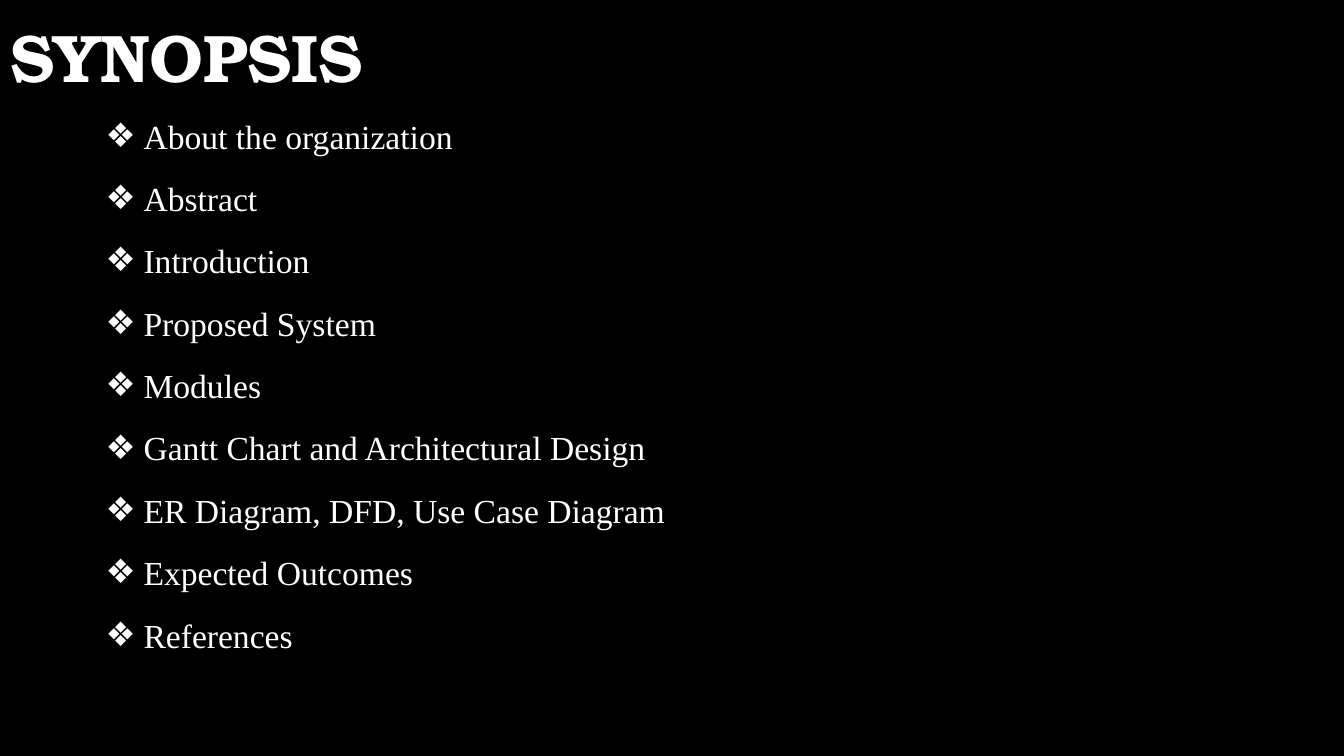
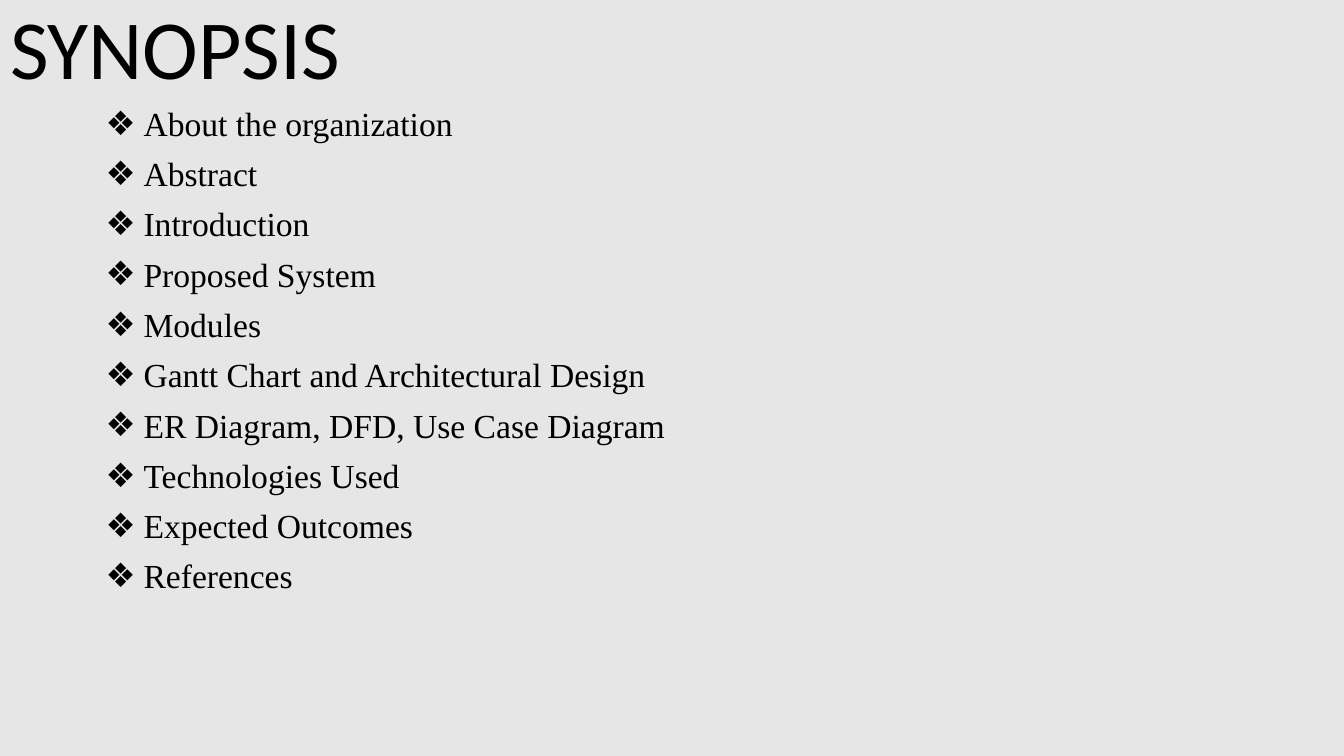
Before and after one commit to BALAJIJ-J/Review1-Documents, a slide deck: slide 2 of 20Y005-Review 1.pptx. Drawn at 1344x756 pixels with LibreOffice and Linux fonts; fonts in the diff are those of the drawing; background and template pictures are left out. Boxes give left, top, right and bottom in pixels: in the first picture for what was removed or moved away, otherwise in the second. Text is boxed around its words. In the diff, an @@ line names an element or a change of style, - is before the commit and + after.

```diff
--- a/20Y005-Review 1.pptx
+++ b/20Y005-Review 1.pptx
@@ background picture (left out) to #E7E6E6 @@
@@ title "SYNOPSIS" at (10, 24, 340, 80): size 48 to 60 pt, font TeX Gyre Bonum to Calibri, text colour #FFFFFF to #000000, bold off @@
@@ subtitle at (144, 112, 664, 589): text colour #FFFFFF to #000000; line spacing 1.2 to 0.9 @@
@@ subtitle at (144, 464, 399, 494): paragraph added @@
+❖ Technologies Used
```
Also in this commit, not shown: 14 other slides changed, 4 slides added, 1 slide removed, 3 other files.
